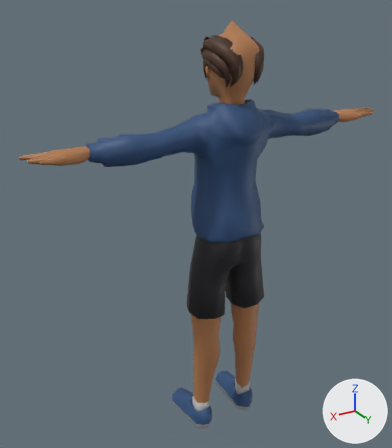
An edit to the glTF model js/models/avatars/club-crowd-vm5.glb, drawn before and after from the same camera.
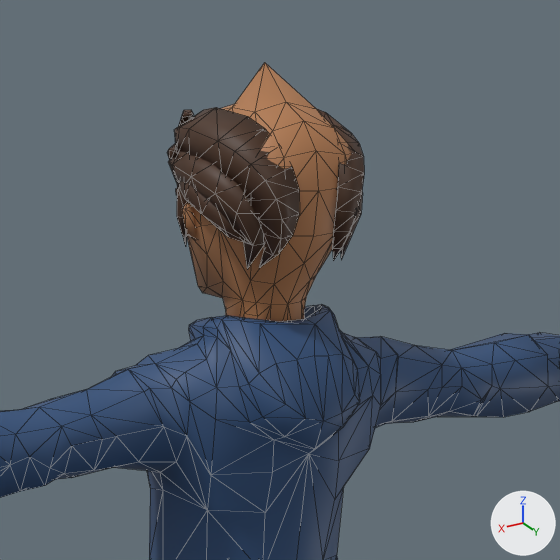
Old and new are each drawn whole from a 50 mm lens placed at (1.232, 1.735, 1.969), pointed at (0.08, -0.185, 1.009) and again close up on the part from 37% to 84% of the width and 0% to 41% of the height. Lighting does not change. The marker at lower right points along +X, +Y and +Z. The older version's two pictures come first. The close-ups show mesh edges as thin lines. Vertices at exactly the same position are counted once.

Objects in the first close-up: 'Casual_Body'.
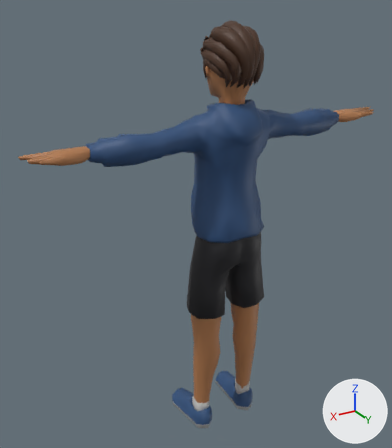
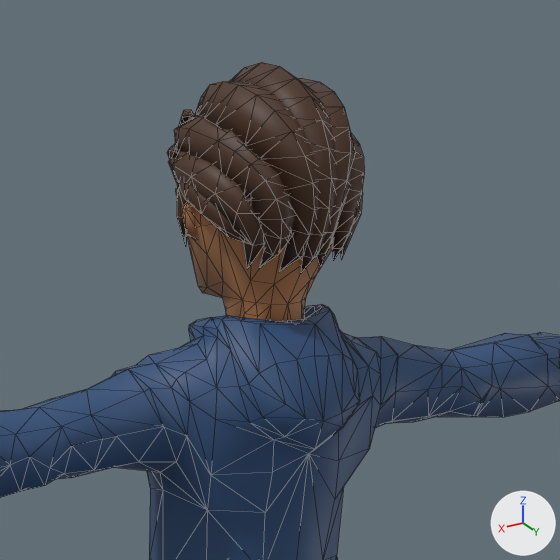
What differs and where, as boxes [x1, y1, x2, y2] in the close-ups (560 x 560 px):
'Casual_Body', reshaped: before [0, 63, 560, 560]; after [0, 62, 560, 560]
part 1 of me_casual_body, added (brown): after [195, 81, 319, 272]
part 2 of me_casual_body, added (brown): after [298, 78, 355, 268]
part 3 of me_casual_body, built on: before [233, 63, 316, 112]; after [230, 62, 337, 274]

What changed in the scene script:
```text
Change me_casual_body:
    used by ob_casual_body; location = (0.0, 0.0, 0.0)
    remove me_casual_body.from_pydata(...)  # 1462 vertices, 2762 faces; spans x -0.83..0.83, y -0.29..0.09, z 0.0..1.87
    add me_casual_body.from_pydata(...)  # 1647 vertices, 3102 faces; spans x -0.83..0.83, y -0.29..0.09, z 0.0..1.87
    me_casual_body part 1: a new loose piece of 48 vertices spanning x -0.01..0.09, y -0.15..0.08, z 1.63..1.85, in mat_crowd
    me_casual_body part 2: a new loose piece of 48 vertices spanning x -0.08..0.01, y -0.15..0.08, z 1.63..1.85, in mat_crowd
    me_casual_body part 3
    6 faces are deleted
    48 vertices are added at x -0.04..0.05, y -0.16..0.09, z 1.63..1.86
    5 new vertices lie (0.04, 0.01, 0.02) away from vertices in x -0.04..0.0, y -0.03..0.05, z 1.79..1.84
    106 new faces join them
    other edits to the shape of me_casual_body do not show in these pictures
```
